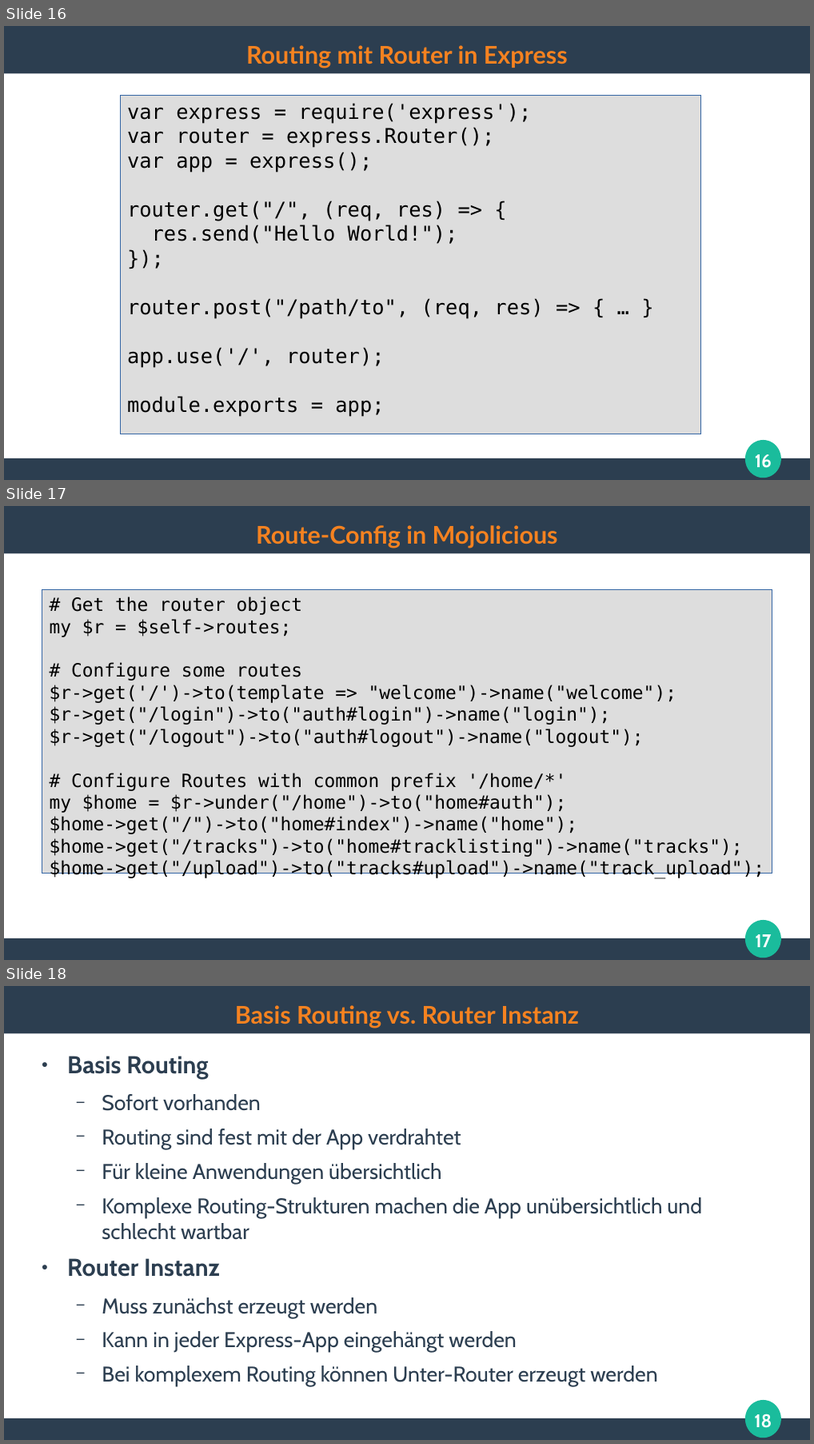
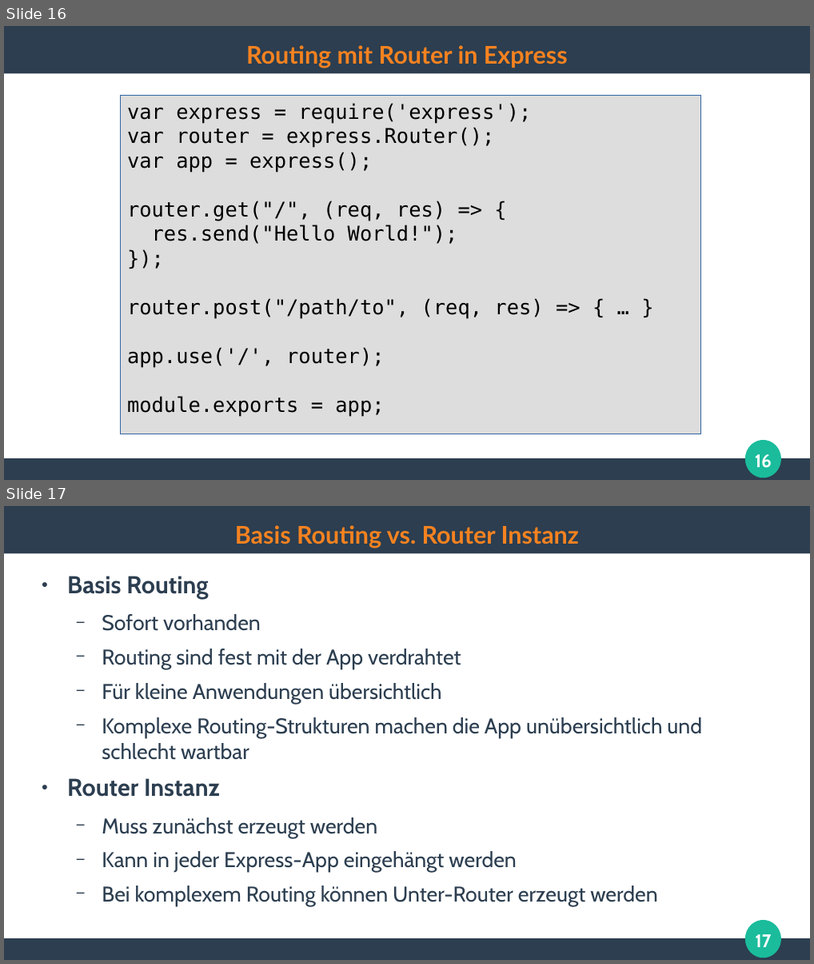
Before and after one commit to ghandmann/HS-AlbSig-WebAnwendungen2, a slide deck: Kapitel/03_WebFrameworks_1x1.odp. Shown one above the other, each under a label of ours: slides 16, 17 and 18 before the commit, slides 16 and 17 after it. The pictures are 814x1444 and 814x964 pixels, drawn with LibreOffice and Linux fonts; fonts in the diff are those of the drawing. Boxes give left, top, right and bottom in pixels: in the first picture for what was removed or moved away, otherwise in the second. Text is boxed around its words. In the diff, an @@ line names an element or a change of style, - is before the commit and + after.

```diff
--- a/Kapitel/03_WebFrameworks_1x1.odp
+++ b/Kapitel/03_WebFrameworks_1x1.odp
@@ slide 17 removed at (4,506,810,960), background #FFFFFF; not listed: 3 template elements that a slide beside it also shows @@
@@ title removed at (256,525,558,548) @@
-Route-Config in Mojolicious
@@ rectangle removed at (42,589,772,872) @@
-# Get the router object
-my $r = $self->routes;
-# Configure some routes
-$r->get('/')->to(template => "welcome")->name("welcome");
-$r->get("/login")->to("auth#login")->name("login");
-$r->get("/logout")->to("auth#logout")->name("logout");
-# Configure Routes with common prefix '/home/*'
-my $home = $r->under("/home")->to("home#auth");
-$home->get("/")->to("home#index")->name("home");
-$home->get("/tracks")->to("home#tracklisting")->name("tracks");
-$home->get("/upload")->to("tracks#upload")->name("track_upload");
@@ page number removed at (755,934,771,947) @@
-17
@@ what was slide 18 is now slide 17 @@
@@ page number at (755,934,771,947): text changed @@
-18
+17
```
Also in this commit, not shown: 4 slides changed, 1 other file.
